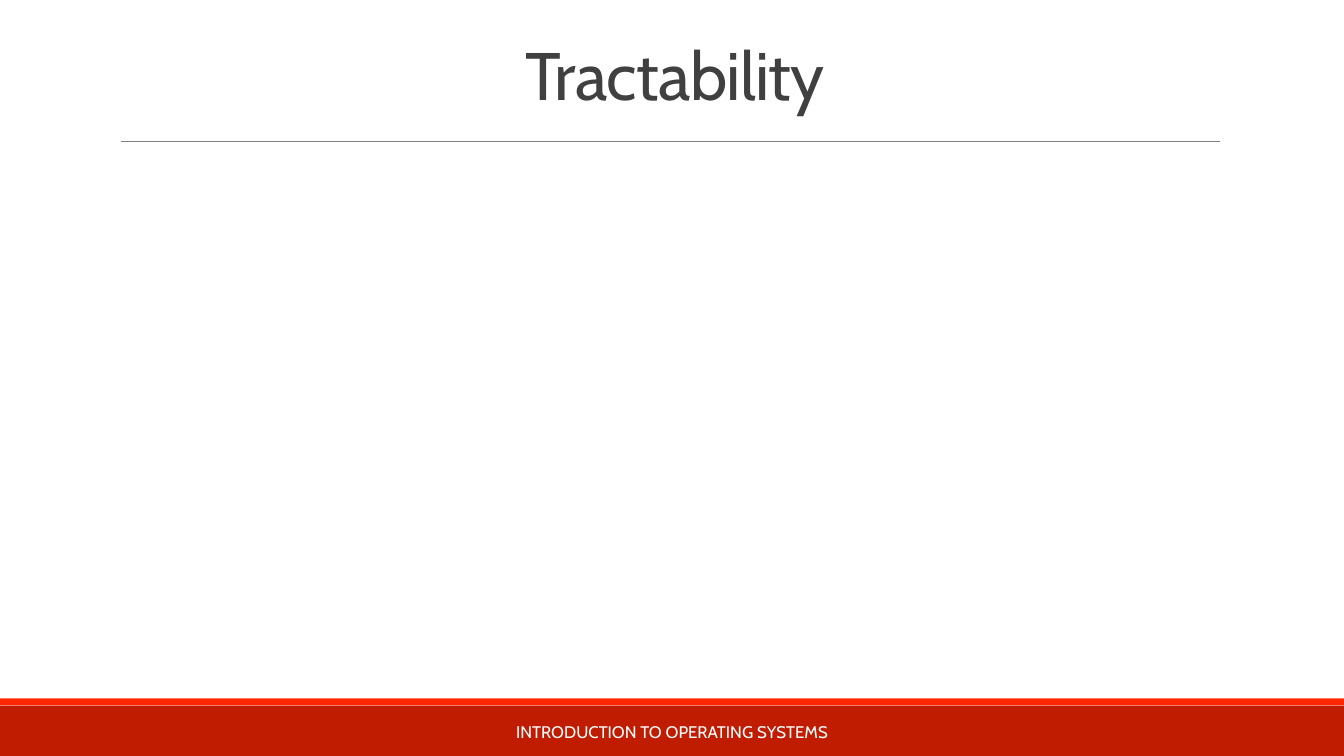
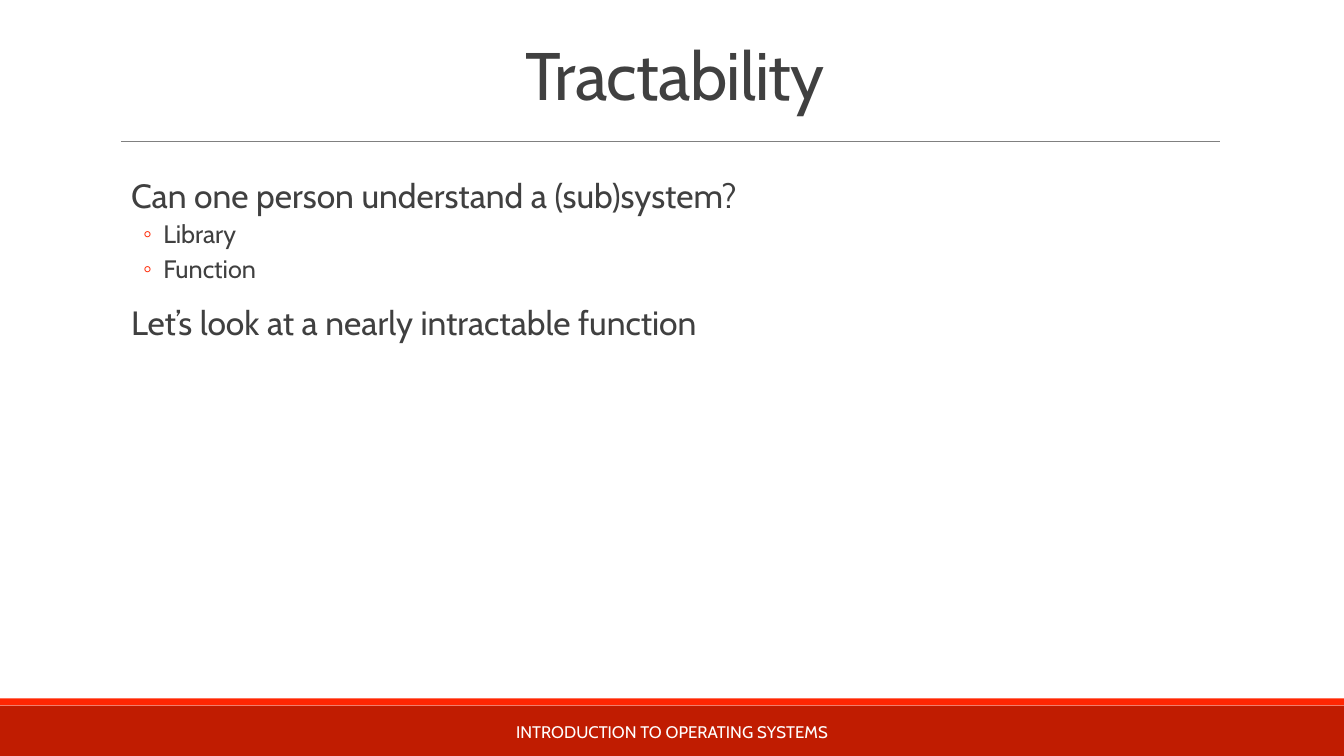
Before and after one commit to teachbsd/course, a slide deck: slide 28 of undergraduate/lectures/introduction.pptx (slide 27 before the commit). Drawn at 1344x756 pixels with LibreOffice and Linux fonts; fonts in the diff are those of the drawing; background and template pictures are left out. Boxes give left, top, right and bottom in pixels: in the first picture for what was removed or moved away, otherwise in the second. Text is boxed around its words. In the diff, an @@ line names an element or a change of style, - is before the commit and + after.

```diff
--- a/undergraduate/lectures/introduction.pptx
+++ b/undergraduate/lectures/introduction.pptx
@@ text added at (131,183,737,343), 24 pt, text #404040 @@
+  Can one person understand a (sub)system?
+  ◦ Library
+  ◦ Function
+  Let’s look at a nearly intractable function
```
Also in this commit, not shown: 9 other slides changed, 2 slides added, 1 slide removed.
